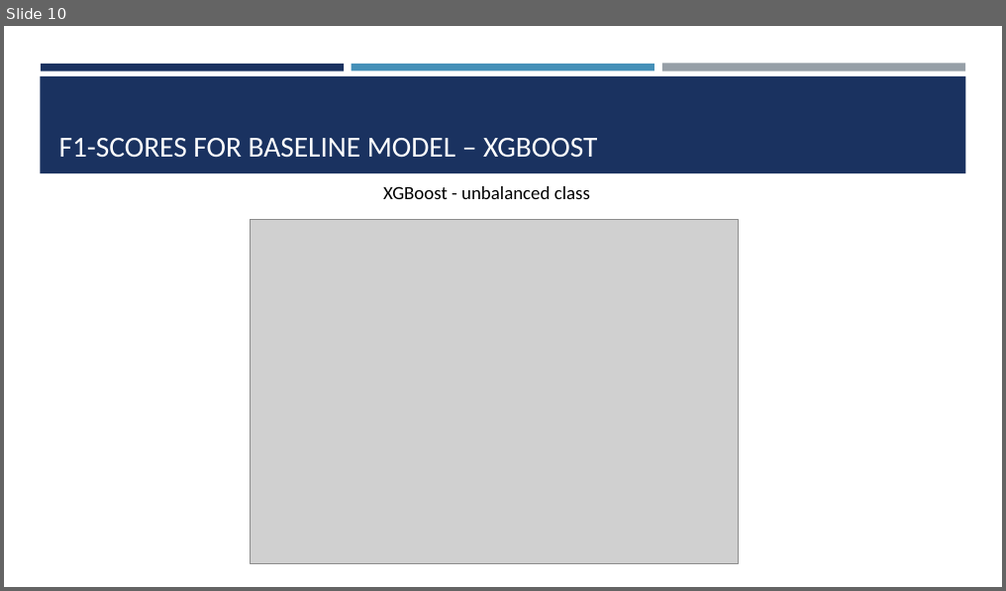
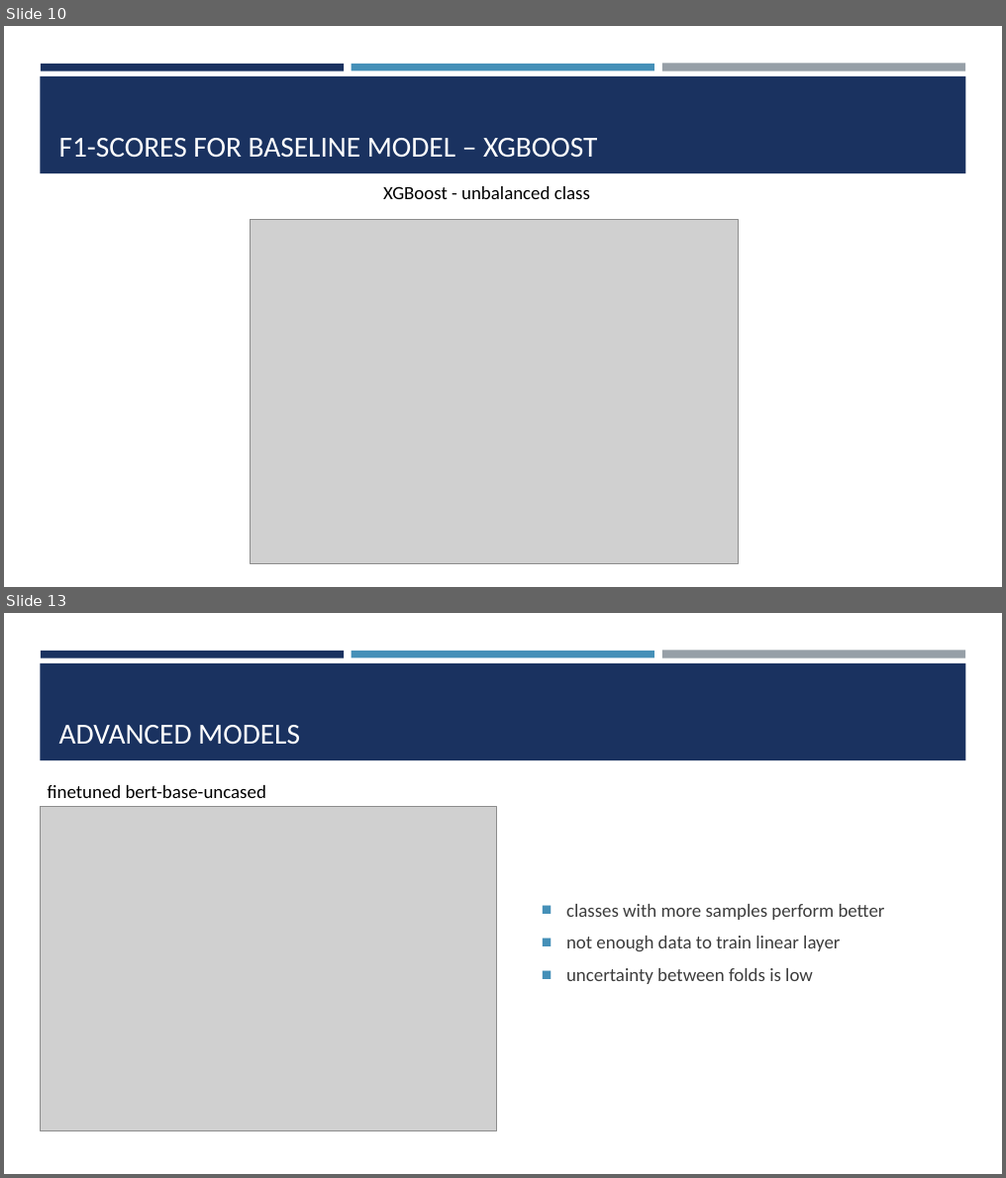
Before and after one commit to josefweibel/nlp-medical-project, a slide deck: presentations/Final Presentation.pptx. Shown one above the other, each under a label of ours: slide 10 before the commit, slides 10 and 13 after it; the slides between them are not shown. The pictures are 1006x591 and 1006x1178 pixels, drawn with LibreOffice and Linux fonts; fonts in the diff are those of the drawing; grey boxes stand for pictures. Boxes give left, top, right and bottom in pixels: in the first picture for what was removed or moved away, otherwise in the second. Text is boxed around its words. In the diff, an @@ line names an element or a change of style, - is before the commit and + after.

```diff
--- a/presentations/Final Presentation.pptx
+++ b/presentations/Final Presentation.pptx
@@ slide 13 added at (x1=4, y1=613, x2=1002, y2=1174), background #FFFFFF; not listed: 4 template elements that a slide beside it also shows @@
@@ title added at (x1=59, y1=725, x2=300, y2=744), 28 pt, text #FFFFFF @@
+ADVANCED MODELS
@@ text added at (x1=48, y1=785, x2=266, y2=798), 18 pt, text #000000 @@
+finetuned bert-base-uncased
@@ picture added at (x1=40, y1=806, x2=497, y2=1131) @@
@@ text added at (x1=566, y1=904, x2=885, y2=984), 18 pt, text #3D3D3D @@
+■ classes with more samples perform better
+■ not enough data to train linear layer
+■ uncertainty between folds is low
```
Also in this commit, not shown: 6 slides changed, 4 other slides added, 1 slide removed.
